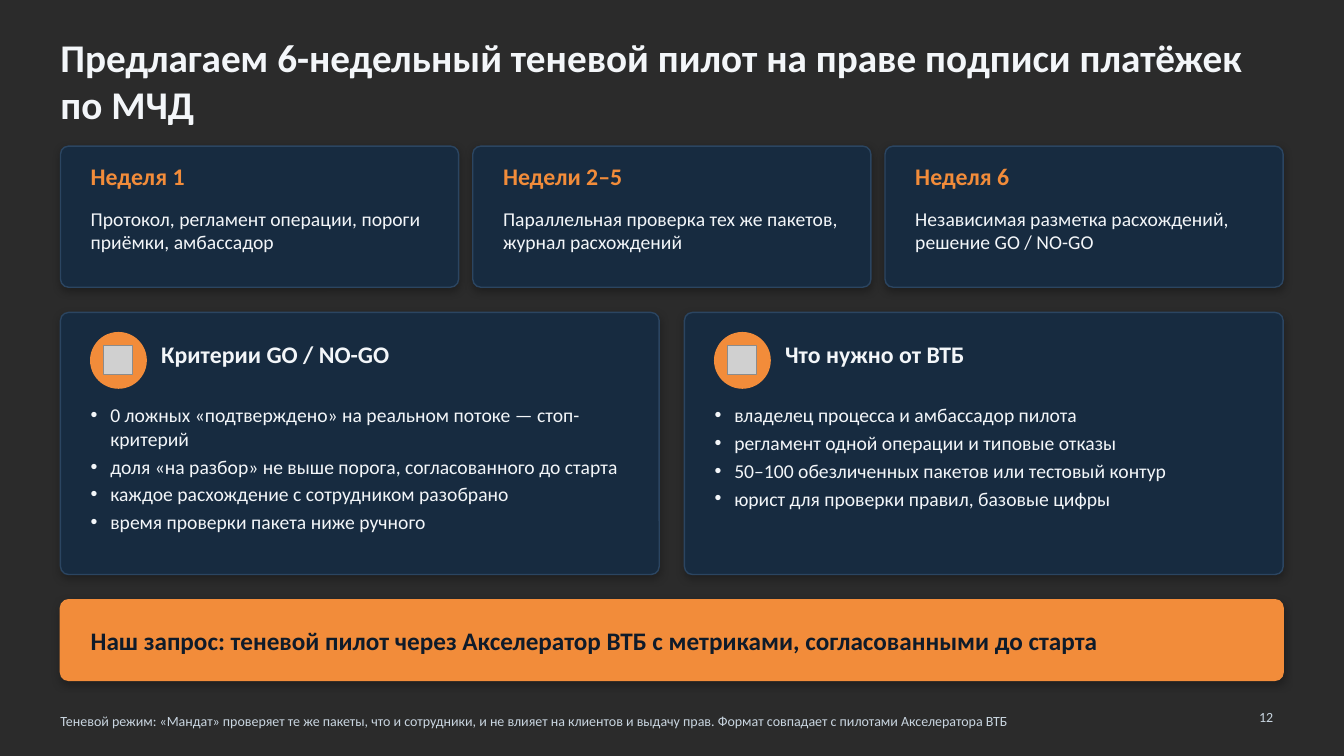
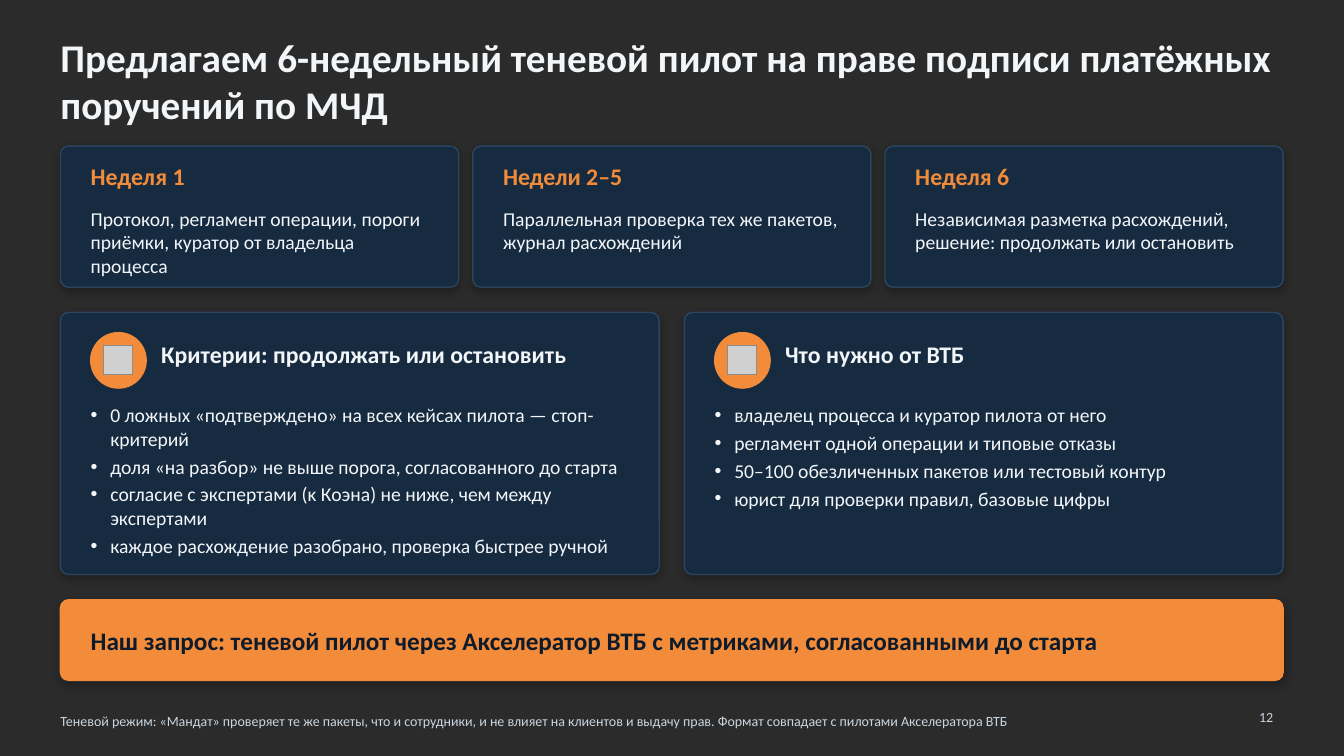
Before and after one commit to KonkovDV/Mandat, a slide deck: slide 12 of Mandat_VTB.pptx. Drawn at 1344x756 pixels with LibreOffice and Linux fonts; fonts in the diff are those of the drawing; grey boxes stand for pictures; background and template pictures are left out; a plain dark background stands for a picture behind light text. Boxes give left, top, right and bottom in pixels: in the first picture for what was removed or moved away, otherwise in the second. Text is boxed around its words. In the diff, an @@ line names an element or a change of style, - is before the commit and + after.

```diff
--- a/Mandat_VTB.pptx
+++ b/Mandat_VTB.pptx
@@ title at [60, 45, 1271, 125]: text changed @@
-Предлагаем 6-недельный теневой пилот на праве подписи платёжек по МЧД
+Предлагаем 6-недельный теневой пилот на праве подписи платёжных поручений по МЧД
@@ text at [91, 213, 421, 276]: text changed @@
-Протокол, регламент операции, пороги приёмки, амбассадор
+Протокол, регламент операции, пороги приёмки, куратор от владельца процесса
@@ text at [915, 212, 1234, 253]: text changed @@
-Независимая разметка расхождений, решение GO / NO-GO
+Независимая разметка расхождений, решение: продолжать или остановить
@@ text at [161, 347, 566, 367]: text changed @@
-Критерии GO / NO-GO
+Критерии: продолжать или остановить
@@ text at [110, 408, 593, 449]: text changed @@
-• 0 ложных «подтверждено» на реальном потоке — стоп-критерий
+• 0 ложных «подтверждено» на всех кейсах пилота — стоп-критерий
@@ text at [734, 412, 1106, 426]: text changed @@
-• владелец процесса и амбассадор пилота
+• владелец процесса и куратор пилота от него
@@ text at [110, 487, 608, 557]: text changed @@
-• каждое расхождение с сотрудником разобрано
-• время проверки пакета ниже ручного
+• согласие с экспертами (κ Коэна) не ниже, чем между экспертами
+• каждое расхождение разобрано, проверка быстрее ручной
```
Also in this commit, not shown: 21 other slides changed, 6 other files.
